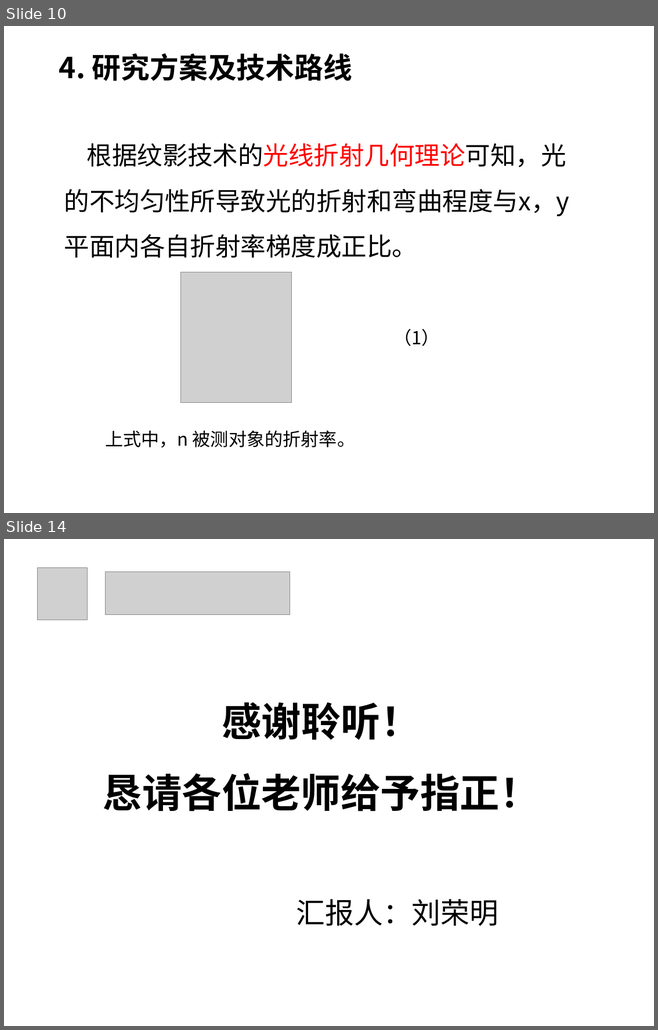
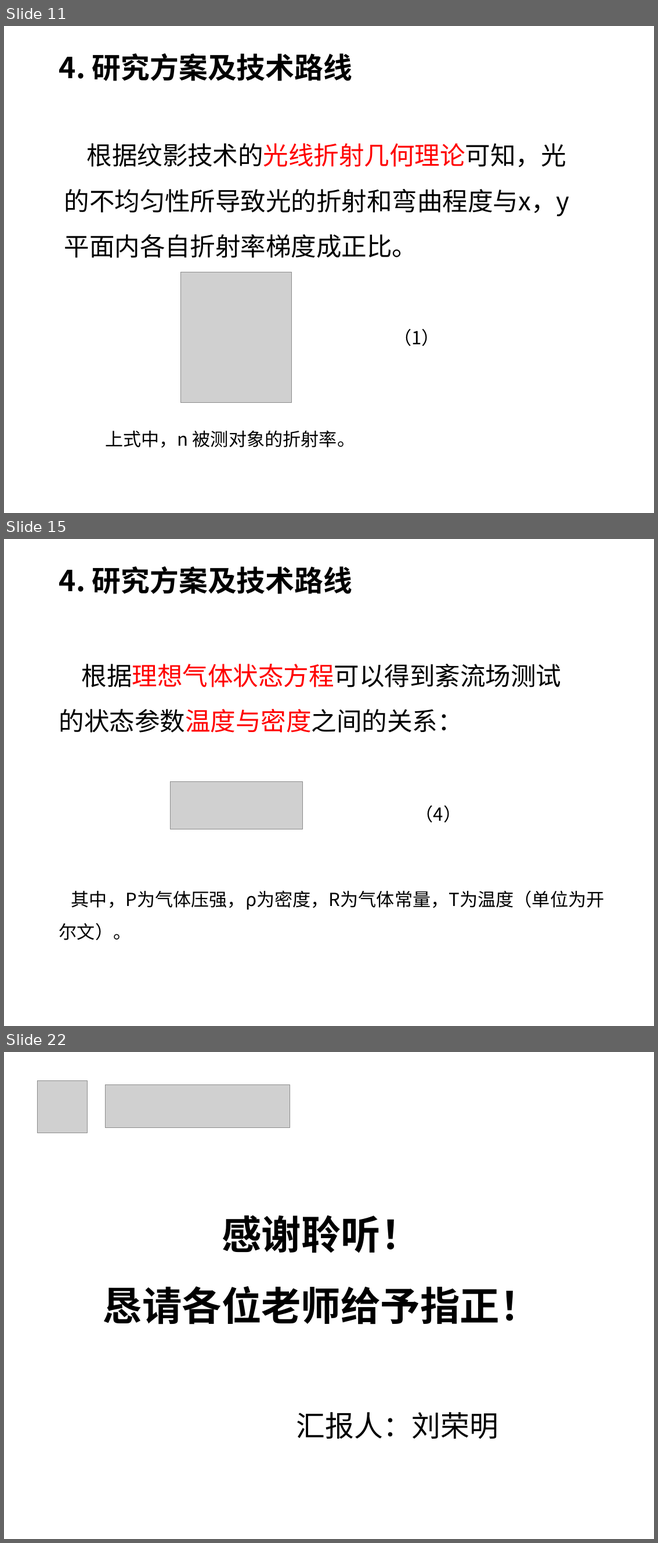
Before and after one commit to Kate-liu/Master-Study, a slide deck: 6-Record/1-开题/开题报告/1816210692-刘荣明.ppt. Shown one above the other, each under a label of ours: slides 10 and 14 before the commit, slides 11, 15 and 22 after it; the slides between them are not shown. The pictures are 658x1030 and 658x1543 pixels, drawn with LibreOffice and Linux fonts; fonts in the diff are those of the drawing; grey boxes stand for pictures; background and template pictures are left out. Boxes give left, top, right and bottom in pixels: in the first picture for what was removed or moved away, otherwise in the second. Text is boxed around its words. In the diff, an @@ line names an element or a change of style, - is before the commit and + after.

```diff
--- a/6-Record/1-开题/开题报告/1816210692-刘荣明.ppt
+++ b/6-Record/1-开题/开题报告/1816210692-刘荣明.ppt
@@ slide 15 added at [4, 539, 654, 1026], background #FFFFFF @@
@@ text added at [59, 566, 352, 594], 32 pt, text #000000, bold @@
+4. 研究方案及技术路线
@@ text added at [59, 664, 561, 733], 28 pt, text #000000 @@
+根据理想气体状态方程可以得到紊流场测试的状态参数温度与密度之间的关系：
@@ line added from (329, 674) to (329, 896), #FFFFFF 0.51 pt dashed @@
@@ picture added at [170, 781, 302, 829] @@
@@ text added at [415, 805, 462, 823], 20 pt, text #000000 @@
+（4）
@@ text added at [59, 890, 604, 940], 20 pt, text #000000 @@
+其中，P为气体压强，ρ为密度，R为气体常量，T为温度（单位为开尔文）。
@@ what was slide 10 is now slide 11 @@
@@ what was slide 14 is now slide 22 @@
```
Also in this commit, not shown: 2 slides changed, 9 other slides added, 2 slides removed, 1 other file.
